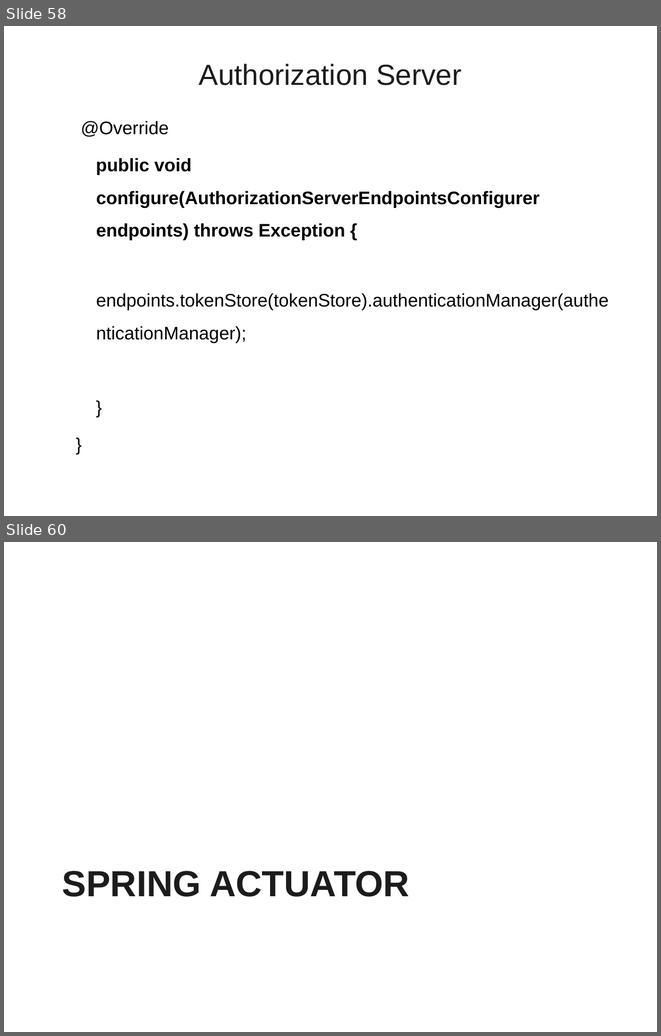
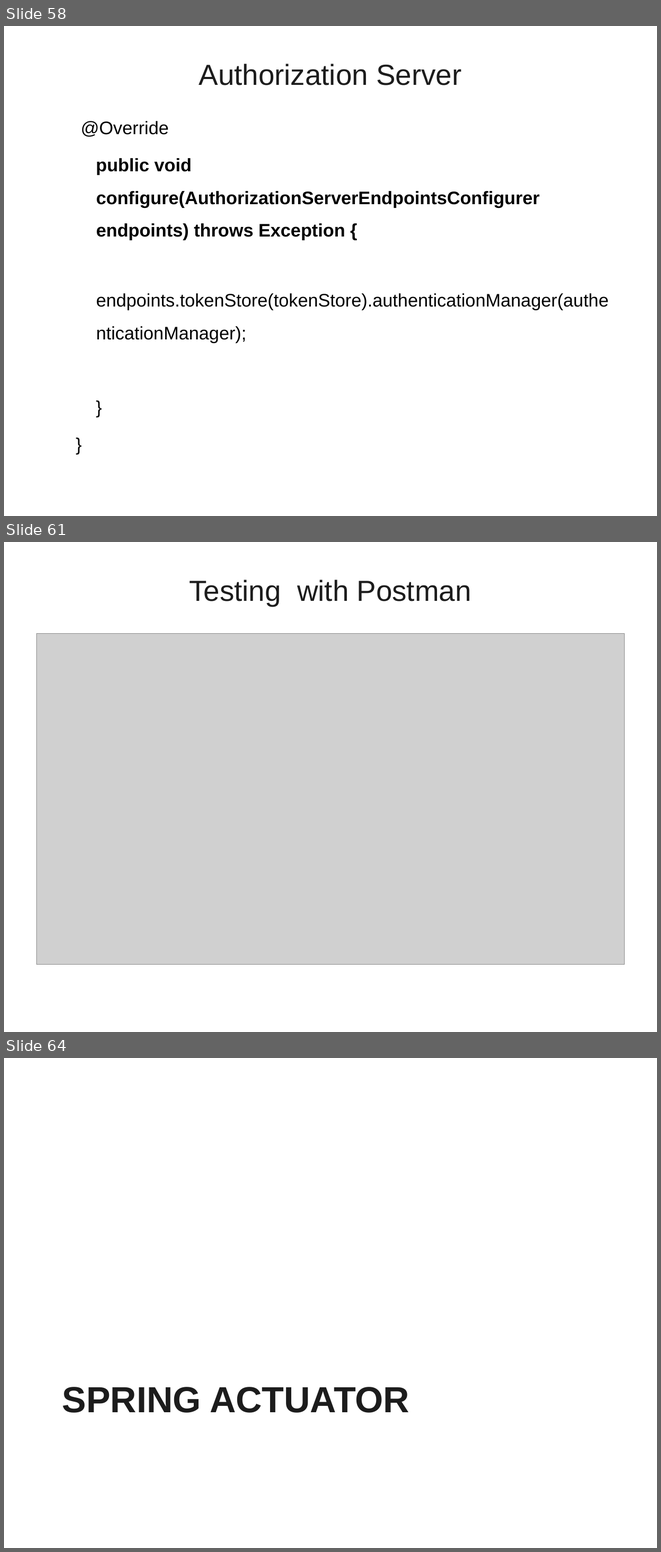
Before and after one commit to vatsank/spring_presentations, a slide deck: SpringMicroService_Module2_Ver01.ppt. Shown one above the other, each under a label of ours: slides 58 and 60 before the commit, slides 58, 61 and 64 after it; the slides between them are not shown. The pictures are 661x1036 and 661x1552 pixels, drawn with LibreOffice and Linux fonts; fonts in the diff are those of the drawing; grey boxes stand for pictures; background and template pictures are left out. Boxes give left, top, right and bottom in pixels: in the first picture for what was removed or moved away, otherwise in the second. Text is boxed around its words. In the diff, an @@ line names an element or a change of style, - is before the commit and + after.

Commit message:
Updated with Oauth2 Post Man Testing - Steps

```diff
--- a/SpringMicroService_Module2_Ver01.ppt
+++ b/SpringMicroService_Module2_Ver01.ppt
@@ slide 61 added at bbox=[4, 542, 657, 1032], background picture (left out) @@
@@ title added at bbox=[189, 580, 471, 606], 32 pt, text #1C1C1C @@
+Testing with Postman
@@ picture added at bbox=[37, 633, 624, 964] @@
@@ what was slide 60 is now slide 64 @@
```
Also in this commit, not shown: 1 slide changed, 3 other slides added, 2 other files.
